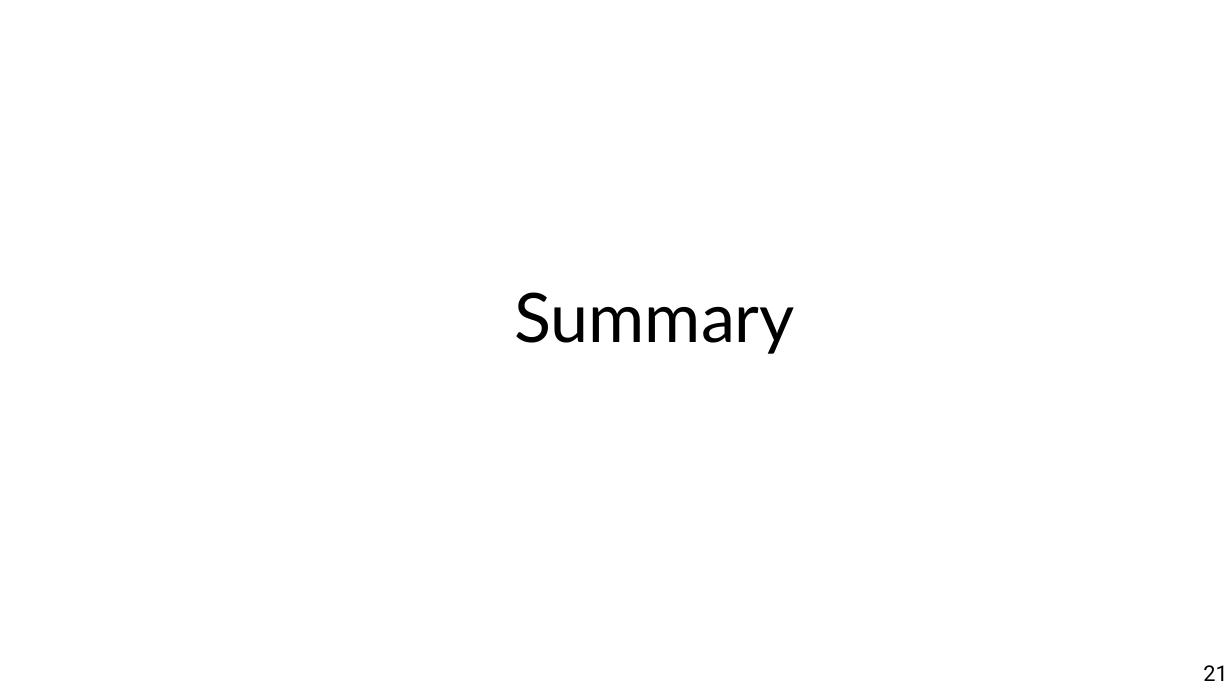
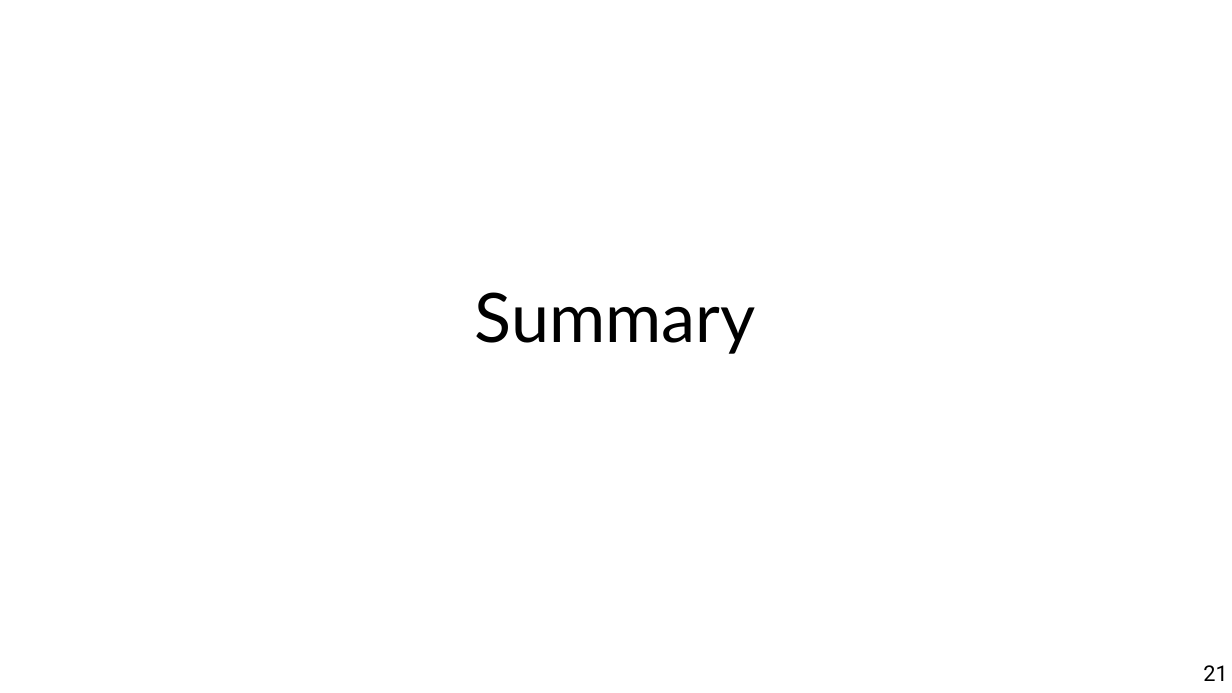
Before and after one commit to marco-calautti/data-mining-course, a slide deck: slide 21 of theory/odp/tt17_interaction_based_recommenders.odp. Drawn at 1232x693 pixels with LibreOffice and Linux fonts; fonts in the diff are those of the drawing. Boxes give left, top, right and bottom in pixels: in the first picture for what was removed or moved away, otherwise in the second. Text is boxed around its words. In the diff, an @@ line names an element or a change of style, - is before the commit and + after.

```diff
--- a/theory/odp/tt17_interaction_based_recommenders.odp
+++ b/theory/odp/tt17_interaction_based_recommenders.odp
@@ title "Summary": place and size @@
-title "Summary" at [514,292,795,354]
+title "Summary" at [475,292,756,354]
```
Also in this commit, not shown: 12 other slides changed, 4 other files.
